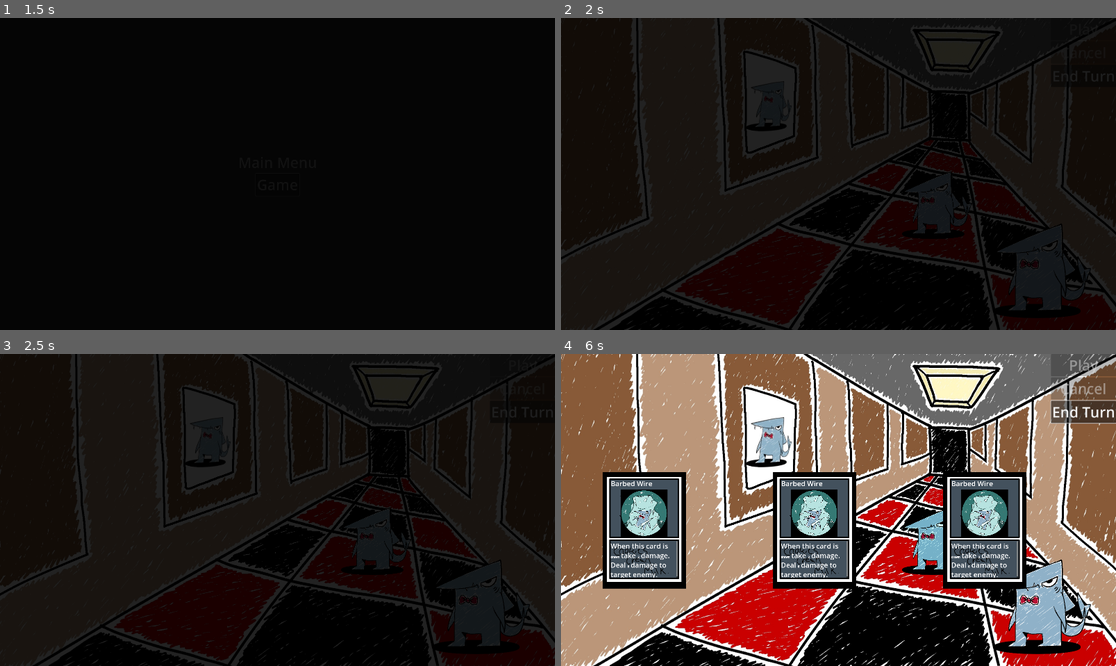
Above: before the commit, frames 1-4 (two rows, left to right).
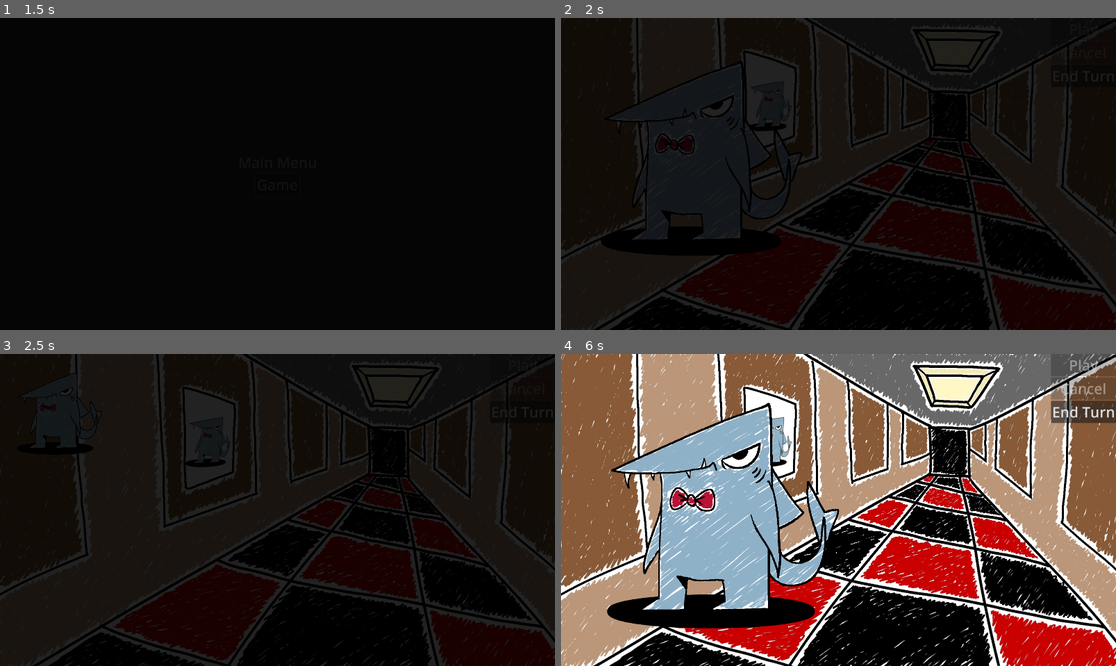
Above: after the commit, the same moments.

Repository: nonagaga/MJ193
Game: Godot game, scene res://Scenes/scene_manager.tscn
Two runs of this game, one before a commit and one after it. Both use one fixed random seed, a clock stepped at 60 frames per second and the inputs below. Sound files missing from this copy of the repository are replaced by a short silence.
Inputs (mouse positions are in pixels of both pictures, inside the frame that each line leads up to):
- Up to frame 1 (1.5 s): click "Game" at 0.5 s; click "Game" at 1.25 s
- Up to frame 2 (2 s): no input
- Up to frame 3 (2.5 s): click (133, 488) at 2.02 s
- Up to frame 4 (6 s): click (694, 488) at 2.77 s; click (716, 510) at 3.52 s; click "End Turn" at 4.25 s; click "End Turn" at 5 s; click (716, 510) at 5.77 s

Frame 1 is identical in both runs. In frame 2, 6.0% of the frame differs, in the area x 7-96%, y 13-96%; in frame 3, 3.4%; in frame 4, 32%, in the area x 7-100%, y 14-97%.

Commit message:
greedy alg works
check game point buy system

Diff:
--- /dev/null
+++ b/Enemies/Enemy.gd
@@ -0,0 +1,94 @@
+extends TextureButton
+class_name EnemyTwo
+@export var enemy_res:EnemyRes
+@export var animation_player : AnimationPlayer
+@export var target_highlight: TextureRect
+
+var hp:int
+var speed:int
+var dmg:int
+var frozen:int=0
+var burns:Array[Burn]
+var weakened:int = 0
+var true_size:Vector2 = Vector2.ONE
+const ENTEREXITLENGTH :float = 0.5
+
+var turnTillAttack:int
+
+func _ready() -> void:
+	hp = enemy_res.maxHP
+	speed = enemy_res.speed
+	dmg = enemy_res.dmg
+	texture_normal = enemy_res.skin
+	add_to_group("Enemy")
+	entersTrigger()
+
+#handle burn debuff
+func burn():
+	var burnDamage = 0
+	for i in burns:
+			burnDamage += i.dmg
+			i.rounds -=1
+			if i.rounds<1:
+				burns.erase(i)
+	damaged(burnDamage)
+
+#overwritable function for when an enemy attacks
+func attackTrigger():
+	burn()
+	if frozen<1:
+		if turnTillAttack == 0:
+			turnTillAttack = enemy_res.maxTurnTillAttack
+			if weakened >0:
+				Globals.hp -= dmg/2
+			else:
+				Globals.hp -= dmg
+			if animation_player:
+				animation_player.play("attack")
+				await animation_player.animation_finished
+		else:
+			turnTillAttack -= 1
+	else:frozen-=1
+
+#overwritable function for when an enemy is damaged
+func damagedTrigger():
+	if animation_player:
+		animation_player.play("damaged")
+		await animation_player.animation_finished
+
+
+#overwritable function for when an enemy dies
+signal i_died()
+func deathTrigger():
+	var tween = create_tween()
+	tween.tween_property(self,"scale",Vector2.ZERO,ENTEREXITLENGTH)
+	i_died.emit()
+
+#overwritable function for when an enemy spawns
+func entersTrigger():
+	if enemy_res.theme_song:
+		MusicManager.add_next_measure(enemy_res.theme_song, enemy_res.theme_song_name)
+	var tween = create_tween()
+	tween.tween_property(self,"scale",true_size,ENTEREXITLENGTH)
+
+
+func damaged(dmg:int):
+	damagedTrigger()
+	hp -= dmg
+
+func _on_mouse_entered() -> void:
+	print("On hover")
+	if !pressed:
+		target_highlight.modulate = Color(150,0,0,1)
+
+func _on_mouse_exited() -> void:
+	if !pressed:
+		target_highlight.modulate = Color(255,255,255,1)
+
+func _toggled(toggled_on:bool):
+	if toggled_on:
+		target_highlight.modulate = Color(255,0,0,1)
+		Globals.gameManager.target_list.append(self)
+	else:
+		target_highlight.modulate = Color(255,255,255,1)
+		Globals.gameManager.target_list.erase(self)
--- /dev/null
+++ b/Enemies/EnemyRes.gd
@@ -0,0 +1,13 @@
+extends Resource
+class_name EnemyRes
+@export var maxHP:int
+
+@export var speed:int
+@export var dmg:int
+#how expensive is the enemy for our algorithm to spawn
+@export var points:int
+
+@export var theme_song : AudioStream
+@export var theme_song_name : String
+@export var maxTurnTillAttack:int
+@export var skin:Texture2D
--- /dev/null
+++ b/Enemies/enemygroup.gd
@@ -0,0 +1,4 @@
+extends Resource
+class_name EnemyGroup
+@export var points:int = 0
+@export var enemy_reses:Array[EnemyRes] = []
--- a/GameManager.gd
+++ b/GameManager.gd
@@ -3,21 +3,30 @@
 signal card_drawn(card:CardDataClass)
 enum GAME_STATE {WIN, LOSE, PLAYING}
 var game_state : GAME_STATE = GAME_STATE.PLAYING
-var enemy_list : Array[Enemy]
-var target_list : Array[Enemy]
+var enemy_list : Array[EnemyTwo]
+var target_list : Array[EnemyTwo]
+@export var enemy_packed:PackedScene = preload("res://UI/Enemy Element/Enemy.tscn")
 @export var end_turn_button : Button
-@export var enemies : Node2D
+@export var enemies : Control
+##this array only accepts enemy resource arrays, so a group of enemies will just be the sum of their parts
+@export var enemy_options : Array[EnemyGroup] = []
 
 func _ready() -> void:
 	Globals.gameManager = self
+	enemy_options.sort_custom(options_sort)
 	start_game()
+
+func options_sort(a:EnemyGroup,b:EnemyGroup):
+	return a.points>b.points
 
 func start_game() -> void:
 	# figure out some way to read the enemies in a room
-	for enemy : Enemy in enemies.get_children():
-		enemy_list.append(enemy)
+	#for enemy : Enemy in enemies.get_children():
+		#enemy_list.append(enemy)
+	point_buy_greed()
 	# wait for the scene to fully transition over
 	await Globals.scene_manager.transition_finished
+
 	for enemy in enemy_list:
 		enemy.entersTrigger()
 		# wait a little between activating guys
@@ -26,7 +35,7 @@
 	# this is the main game loop
 	while game_state == GAME_STATE.PLAYING:
 		await player_turn()
-		for enemy : Enemy in enemy_list:
+		for enemy : EnemyTwo in enemy_list:
 			await enemy_turn(enemy)
 
 func player_turn():
@@ -36,9 +45,43 @@
 	# player has finished turn
 	await end_turn_button.pressed
 
-func enemy_turn(enemy : Enemy):
+func enemy_turn(enemy : EnemyTwo):
 	await enemy.attackTrigger()
 	check_player_death()
+
+func point_buy_greed():
+	Globals.cur_points = Globals.max_points
+	var cur_group_indx : int = 0
+	print(enemy_options)
+	print(enemy_options[cur_group_indx])
+	#these points are already sorted
+	while Globals.cur_points>0:
+		if enemy_options[cur_group_indx].points>Globals.cur_points or enemy_options[cur_group_indx].points < 1:#move forward through the array
+			cur_group_indx+=1
+		elif cur_group_indx>=enemy_options.size():
+			break
+		else:
+			Globals.cur_points -= enemy_options[cur_group_indx].points
+			#add enemy to enemy node
+			for enemy_res:EnemyRes in enemy_options[cur_group_indx].enemy_reses:
+				var new_enemy:EnemyTwo = create_enemy(enemy_res)
+				adjust_add_child(new_enemy)
+				enemy_list.append(new_enemy)
+				new_enemy.i_died.connect(kill_enemy.bind(new_enemy))
+
+
+func adjust_add_child(balls:EnemyTwo):
+	#use this for custom placement logic for dynamic adding to the scene
+	enemies.add_child(balls)
+
+func create_enemy(enemy_res:EnemyRes)->EnemyTwo:
+	var new_enemy_instance : EnemyTwo = enemy_packed.instantiate()
+	new_enemy_instance.enemy_res = enemy_res
+	return new_enemy_instance
+
+func kill_enemy(enemy:EnemyTwo):
+	enemy_list.erase(enemy)
+	enemy.queue_free()
 
 func check_player_death():
 	if Globals.hp <= 0:
--- a/Scenes/game_test.tscn
+++ b/Scenes/game_test.tscn
@@ -1,14 +1,29 @@
-[gd_scene load_steps=5 format=3 uid="uid://dupy1f8fboept"]
+[gd_scene load_steps=9 format=3 uid="uid://dupy1f8fboept"]
 
 [ext_resource type="Script" uid="uid://dniyjxmmo5q0i" path="res://GameManager.gd" id="1_h07e4"]
 [ext_resource type="Texture2D" uid="uid://dbqii5kw37wq" path="res://Environment/background.png" id="2_h07e4"]
-[ext_resource type="PackedScene" uid="uid://byearha2okcgk" path="res://UI/Enemy Element/CardShark.tscn" id="2_tuxhd"]
+[ext_resource type="Script" uid="uid://bo8d7e5dp86qf" path="res://Enemies/enemygroup.gd" id="2_npqdh"]
+[ext_resource type="Script" uid="uid://bsk54fjtlwb7n" path="res://Enemies/EnemyRes.gd" id="3_es14b"]
+[ext_resource type="Resource" uid="uid://cnijsmapu5kao" path="res://UI/Enemy Element/Shark.tres" id="4_es14b"]
 [ext_resource type="PackedScene" uid="uid://cgq0lkaaw5wyd" path="res://UI/Game UI.tscn" id="5_npqdh"]
+
+[sub_resource type="Resource" id="Resource_gxfk6"]
+script = ExtResource("2_npqdh")
+points = 1
+enemy_reses = Array[ExtResource("3_es14b")]([ExtResource("4_es14b")])
+metadata/_custom_type_script = "uid://bo8d7e5dp86qf"
+
+[sub_resource type="Resource" id="Resource_nnqh5"]
+script = ExtResource("2_npqdh")
+points = 5
+enemy_reses = Array[ExtResource("3_es14b")]([ExtResource("4_es14b"), ExtResource("4_es14b")])
+metadata/_custom_type_script = "uid://bo8d7e5dp86qf"
 
 [node name="Game" type="Node2D" node_paths=PackedStringArray("end_turn_button", "enemies")]
 script = ExtResource("1_h07e4")
 end_turn_button = NodePath("UI/GameUi/Player Choices/End Turn")
 enemies = NodePath("Enemies")
+enemy_options = Array[ExtResource("2_npqdh")]([SubResource("Resource_gxfk6"), SubResource("Resource_nnqh5")])
 
 [node name="Background" type="CanvasLayer" parent="."]
 layer = -1
@@ -22,21 +37,9 @@
 focus_mode = 1
 texture = ExtResource("2_h07e4")
 
-[node name="Enemies" type="Node2D" parent="."]
-
-[node name="Enemy" parent="Enemies" instance=ExtResource("2_tuxhd")]
-offset_left = 1429.0
-offset_top = 640.0
-offset_right = 1969.48
-offset_bottom = 1180.0
-scale = Vector2(0.42, 0.42)
-
-[node name="Enemy2" parent="Enemies" instance=ExtResource("2_tuxhd")]
-offset_left = 1132.0
-offset_top = 480.0
-offset_right = 1672.48
-offset_bottom = 1020.0
-scale = Vector2(0.3, 0.3)
+[node name="Enemies" type="Control" parent="."]
+layout_mode = 3
+anchors_preset = 0
 
 [node name="UI" type="CanvasLayer" parent="."]
 
--- /dev/null
+++ b/UI/Enemy Element/Enemy.tscn
@@ -0,0 +1,85 @@
+[gd_scene load_steps=9 format=3 uid="uid://h5t1ks1udv1v"]
+
+[ext_resource type="Script" uid="uid://cs26jgu7ccx8f" path="res://Enemies/Enemy.gd" id="1_oe87t"]
+[ext_resource type="Resource" uid="uid://cnijsmapu5kao" path="res://UI/Enemy Element/Shark.tres" id="2_ncrdq"]
+[ext_resource type="Texture2D" uid="uid://da4icni82fsy1" path="res://UI/Enemy Element/Target Highlight.png" id="2_pkyom"]
+[ext_resource type="Texture2D" uid="uid://bs4cbal8fpet5" path="res://cardshark1.png" id="3_8cfcj"]
+
+[sub_resource type="Animation" id="Animation_ua8ok"]
+length = 0.001
+tracks/0/type = "value"
+tracks/0/imported = false
+tracks/0/enabled = true
+tracks/0/path = NodePath(".:modulate")
+tracks/0/interp = 1
+tracks/0/loop_wrap = true
+tracks/0/keys = {
+"times": PackedFloat32Array(0),
+"transitions": PackedFloat32Array(1),
+"update": 0,
+"values": [Color(1, 1, 1, 1)]
+}
+
+[sub_resource type="Animation" id="Animation_agi8h"]
+resource_name = "attack"
+tracks/0/type = "value"
+tracks/0/imported = false
+tracks/0/enabled = true
+tracks/0/path = NodePath(".:modulate")
+tracks/0/interp = 1
+tracks/0/loop_wrap = true
+tracks/0/keys = {
+"times": PackedFloat32Array(0, 1),
+"transitions": PackedFloat32Array(1, 1),
+"update": 0,
+"values": [Color(0, 1, 1, 1), Color(1, 1, 1, 1)]
+}
+
+[sub_resource type="Animation" id="Animation_ncrdq"]
+resource_name = "damaged"
+tracks/0/type = "value"
+tracks/0/imported = false
+tracks/0/enabled = true
+tracks/0/path = NodePath(".:modulate")
+tracks/0/interp = 1
+tracks/0/loop_wrap = true
+tracks/0/keys = {
+"times": PackedFloat32Array(0, 1),
+"transitions": PackedFloat32Array(1, 1),
+"update": 0,
+"values": [Color(1, 0, 0, 1), Color(1, 1, 1, 1)]
+}
+
+[sub_resource type="AnimationLibrary" id="AnimationLibrary_8cfcj"]
+_data = {
+&"RESET": SubResource("Animation_ua8ok"),
+&"attack": SubResource("Animation_agi8h"),
+&"damaged": SubResource("Animation_ncrdq")
+}
+
+[node name="Enemy" type="TextureButton" node_paths=PackedStringArray("animation_player", "target_highlight") groups=["Enemy"]]
+offset_right = 1080.0
+offset_bottom = 1080.0
+scale = Vector2(1e-05, 1e-05)
+toggle_mode = true
+texture_normal = ExtResource("3_8cfcj")
+script = ExtResource("1_oe87t")
+enemy_res = ExtResource("2_ncrdq")
+animation_player = NodePath("AnimationPlayer")
+target_highlight = NodePath("TextureRect")
+
+[node name="AnimationPlayer" type="AnimationPlayer" parent="."]
+libraries = {
+&"": SubResource("AnimationLibrary_8cfcj")
+}
+
+[node name="TextureRect" type="TextureRect" parent="."]
+visible = false
+layout_mode = 1
+offset_right = 1080.0
+offset_bottom = 1080.0
+texture = ExtResource("2_pkyom")
+
+[connection signal="mouse_entered" from="." to="." method="_on_mouse_entered"]
+[connection signal="mouse_exited" from="." to="." method="_on_mouse_exited"]
+[connection signal="toggled" from="." to="." method="_toggled"]
--- /dev/null
+++ b/UI/Enemy Element/Shark.tres
@@ -0,0 +1,17 @@
+[gd_resource type="Resource" script_class="EnemyRes" load_steps=4 format=3 uid="uid://cnijsmapu5kao"]
+
+[ext_resource type="Script" uid="uid://bsk54fjtlwb7n" path="res://Enemies/EnemyRes.gd" id="1_j0okq"]
+[ext_resource type="Texture2D" uid="uid://bs4cbal8fpet5" path="res://cardshark1.png" id="2_p34j6"]
+[ext_resource type="AudioStream" uid="uid://btxljuf4dq48l" path="res://Music Manager/Shark.mp3" id="3_thndj"]
+
+[resource]
+script = ExtResource("1_j0okq")
+maxHP = 5
+speed = 1
+dmg = 100
+points = 0
+theme_song = ExtResource("3_thndj")
+theme_song_name = "shark"
+maxTurnTillAttack = 0
+skin = ExtResource("2_p34j6")
+metadata/_custom_type_script = "uid://bsk54fjtlwb7n"
--- a/globals.gd
+++ b/globals.gd
@@ -14,6 +14,8 @@
 var hand:Array[CardDataClass]
 var gameManager
 var scene_manager : SceneManager
+var max_points:int = 10
+var cur_points:int = 10
 
 func _ready() -> void:
 	hp = maxHP
--- a/globals.tscn
+++ b/globals.tscn
@@ -1,11 +1,7 @@
-[gd_scene load_steps=5 format=3 uid="uid://513m03a18f7e"]
+[gd_scene load_steps=2 format=3 uid="uid://513m03a18f7e"]
 
 [ext_resource type="Script" uid="uid://vlonwq26j2bn" path="res://globals.gd" id="1_f6yec"]
-[ext_resource type="Script" uid="uid://88hsnkwkom7x" path="res://Classes/CardClass.gd" id="2_3o0v4"]
-[ext_resource type="Resource" uid="uid://cqb6uxyjqii5" path="res://Cards/BarbedWire.tres" id="3_oes5j"]
-[ext_resource type="Resource" uid="uid://dfmh1yctrmiwu" path="res://Cards/DoubleTap.tres" id="4_lbu14"]
 
 [node name="Globals" type="Node"]
 script = ExtResource("1_f6yec")
 maxHP = 100
-deck = Array[ExtResource("2_3o0v4")]([ExtResource("3_oes5j"), ExtResource("3_oes5j"), ExtResource("3_oes5j"), ExtResource("4_lbu14")])
Not shown: 1 places in Cards/FaithlessLooting.tres that only renumber resources
Not shown: 1 places in Cards/Rejuvenate.tres that only renumber resources
Not shown: 1 places in Cards/Snowball.tres that only renumber resources
Not shown: 1 places in Cards/StabCard.tres that only renumber resources
Not shown, added: Enemies/Enemy.gd.uid
Not shown, added: Enemies/EnemyRes.gd.uid
Not shown, added: Enemies/enemygroup.gd.uid
